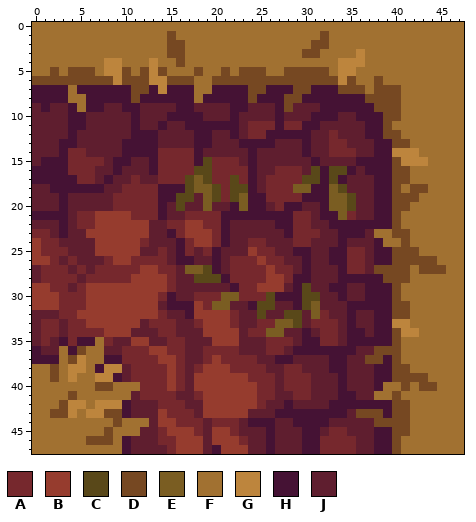
Pixel-art sprite: src/public/assets/images/tiles/sw.png. Above: the version before the commit.
The file is 48x48 pixels. Colours within 5 levels of each other are drawn and written as one.
Palette (. is transparent): A #76282d  B #963c2e  C #594819  D #764822  E #7a5d22  F #a17131  G #bd853d  H #451234  J #5f1e2f
Pixels before, first column x 0:
 0 FFFFFFFFFFFFFFFFFFFFFFFFFFFFFFFFFFFFFFFFFFFFFFFF
 1 FFFFFFFFFFFFFFFDFFFFFFFFFFFFFFFFDFFFFFFFFFFFFFFF
 2 FFFFFFFFFFFFFFFDDFFFFFFFFFFFFFFDDFFFFFFFFFFFFFFF
 3 FFFFFFFFFFFFFFFDDFFFFFFFFFFFFFDDFFFFGFFFFFFFFFFF
 4 FFFFFFFFGGFFFGFFDFFFFFFFFFFFFFFFFFGGGFFFFFFFFFFF
 5 FFDFDDDFGGDFDGDFFFDFFDFDDDFFDDDDDFGGFFFFFFFFFFFF
 6 DDDDDDDDDGDDDGGDDDFFDDDDDDDDDDDDDDGDFFDFFFFFFFFF
 7 HHHHFHHHHHHDDHGHHHFFHHHHDDHHHDDHHHDDDFDDDFFFFFFF
 8 HHHHFFHHHHHDHHHHHHFHHHHHDHHHDDHHHHHHHDDDDFFFFFFF
 9 JHJJHFHHJJHHJJJJHHJJJJHHJJJHDJJJHHHHHHDDDFFFFFFF
10 JJJJHHJJJJJHJJJHHHHJJJHJJJJHJJJHHHJJHHHDDFFFFFFF
11 JJJJHHJJJJJHJJHJJHHHHHHJAAAHAAHHJJJJJHHDFFFFFFFF
12 JJJJHJJJJJJHHHJJJJHHJJHJAAHHHHHJJAJJJHHDDFFFFFFF
13 JJJHHJJJJJHHHHJJJJHHJJJHHHHJJJHJJAAJJJHHDDFFFFFF
14 JJJHAAJJJJHHHHAAAAHJJJJJHJJJJJHJJAAAJJHHGGGFFFFF
15 JHHHAAAAJHHJJHAAAAHCAAAJHJJJJJJHJJJJHHHHDGGGFFFF
16 HHHHAAAJJHJJJHAAAACCAAAAHJJAAAJCHCCHJHHHDDFFFFFF
17 HHHHHAAJHJJAJJAAACECAACAHJAAAACCHCHJJJHHDDFFFFFF
18 JJHHHHHHJJAAAAHHHCEECACCHJAAAEEHHECJJJHHDFDDFFFF
19 JJJHJJJJJAAAAAHHCCJECACEHHAAAAHHHEECJJHHDDDFFFFF
20 JJJHJJJJJAAAAAHJCJJEJJHEHHJAHHJJHEECJJHHDDFFFFFF
21 HHHHJAABBBBAAAHJJAAAAHHHHHHHHAAJHHEAJJHHDFFFFFFF
22 JJJHJAABBBBBBJJAABBAAHJJJJJHHAAJJHHHHHHHDFFFFFFF
23 AAJHJJBBBBBBBJJHABBBAHJJJJJJHAAAJJHHHJFFDDFFFFFF
24 BAAJJJJBBBBBAJJJHABBAHJJAAJJJAAJJJHJJJHFFDFFFFFF
25 BAAAJJJBBBBBJJAJHAJAHJJJBAAJJHHJJHHAAJHHDDDFFFFF
26 BBAJAJJJABBAAAAJHHJJHJAAABAAJJHJJHHAAJHHDDDDDFFF
27 JAAAJAJAAAAABBAAJEECHJAAAABAAJHJJJHAAJDDDDFDDDFF
28 JAAAAJAAAAABBBBAJJCCCHAAAABBAHHJJJHHHHHDDDFFFFFF
29 BBAAJABBBBBBBBBAJJJJJJHAABBBJHCJJHHJJHHHDFFFFFFF
30 BBBAAABBBBBBBBAHJJAAAEEAAACHHHCCJJHJJHHHDFFFFFFF
31 BBBAAABBBBBBBBJHHHBAEEJJHCCJJHCEJJJHHHHHDDFFFFFF
32 JJJAABBBBBBBBBAJJHBBBBAJJCJJCCJEAJJHJJHHDDFFFFFF
33 JAAJAABBBBBBJAAAJJABBBAJJAAEECJAAAJHJJHHGGFFFFFF
34 JAAJAAAABBBJJJAAJJJBBBBJAAEEJJHJAAJHHJHHDGGFFFFF
35 JAJHAHHFAJJBBJJAAJJJBBBJJJAAAJHHAAJHHHHHDFFFFFFF
36 HJJFHDFFJJAAABBAAJJAAAAJJJAAJHHHHHHHJJDDDFFFFFFF
37 HHHFDGFFHHAAAABBAJJABAAAAJJHHJJJJHHJJDDHDFFFFFFF
38 FFDFGGFHGGJAAAABAJABBBAAAAJJAAJJJHHJJJHHDDFFFFFF
39 FFDFGFFGGHJAAAABAJBBBBBBAAAJAAAJJJHJJJHHDDDDFFFF
40 FFFFFFFDDFFFAAABAJBBBBBBBAAJAAAJJJHJJJHFFDFDDFFF
41 FFFFDFFFFFFJAAAAJJABBBBBBAAJJAAJJJHHJJFFDFFFFFFF
42 FFFDGGFGGGHJJJAAAJJBBBBBBAJJHJJJJHHHHHHHDDFFFFFF
43 FFDDGFGGDDHJJJBAAAJBBBBBJJJHHHHHHHHJDDDHDDFFFFFF
44 FFFFFFFFFDFFFJBBAAAJAAAJHHHJJHHHHJJJJJDDDDFFFFFF
45 FFFFFFFFDFFFJJABBBAJBBAJJJHJJJHHJAAJJJHHDDFFFFFF
46 FFFFFFDDDFHJJJAABBBJBBBAJJHJJJHHAAAAJJHHDFFFFFFF
47 FFFFFFFFFFHJJJJABBBJHBBBJJHJJJHHAAAAJJHHDFFFFFFF
Now the later version:
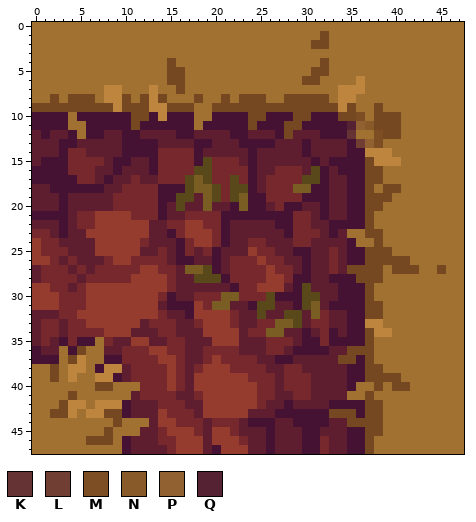
Colours new in this view: K #653333  L #703e33  M #7d4e24  N #885a29  P #926131  Q #552234
Edits made:
Changed rows in their new state; - is an unchanged pixel.
first column x 0:
 1 ---------------F-----------------------------
 2 ---------------FF----------------------------
 3 ---------------FF-------------FF----F--------
 4 --------FF---F-DF---------------D-FFF--------
 5 --F-FFF-FFF-FFFDD-F--F-FFF--FFF---FF---------
 6 FFFFFFFFFFFFFFF--F--FFFFFFFFFF--FFFFG-F------
 7 FFFF-FFFGGFFFGFFDF--FFFFFFFFFFFFFFGGG-FFF----
 8 FFDFDDDFGGDFDGDFFFDFFDFD-DFF--DDDFGGFFFFF----
 9 DDDDDDDDDGDDDGGDDDFFDDDDDDDD-DDDDDGDFF-FF----
10 HHHHF-HHHHHDDHG---FFHH-HDDH-HDD---DDMFD------
11 HHHHFFHHHHHDHH-HH-F----HDHH-DD--HHHQPND-D----
12 -H---FHH--H-JJ--HHJJ---HJJJ-DJJ-HHHKFFM------
13 ---------------------------------JJHLPMFFF---
14 ---------------------------------JJHHGGGFFF--
15 ---------------------------------HHH-DGGGFFF-
16 ---------------------------------JH-HDDFFF---
17 ---------------------------------JJHHDDFFF---
18 ---------------------------------JJHHDFD--FF-
19 ---------------------------------JJHHDDDFFF--
20 ---------------------------------JJHHDDFFF---
21 ---------------------------------JJHHDFFF----
22 -------------------------------------DFFF----
23 ---------------------------------HJFFDD-FF---
24 ----------------------------------JHFFD--F---
25 ---------------------------------AJHHDDDFFF--
26 ---------------------------------AJHHDDD--FFF
27 ---------------------------------AJDDD-F--DFF
28 ---------------------------------H--DDDFFF---
29 ---------------------------------J-HHDFFF----
30 -----------------------------------HHDFFF----
31 ---------------------------------HH--DDFFF---
32 ------------------------------------HDDFFF---
33 ---------------------------------J--HGGFFF---
34 ---------------------------------H---DGGFFF--
35 ---------------------------------HH--DFFF----
36 ---------------------------------JJDDDFFF----
37 ---------------------------------JDDH-FFF----
38 ---------------------------------JJHHDDFFF---
39 ----------------------------------JHHDDD-FFF-
40 ----------------------------------JHFFD-D--FF
41 ----------------------------------JFFD--F----
42 -------------------------------------DDFFF---
43 ---------------------------------DDDH--FFF---
44 -----------------------------------DDD-FFF---
45 ---------------------------------JJHHDDFFF---
46 ---------------------------------JJHHDFFF----
47 ---------------------------------JJHHDFFF----
Changed places in both pictures, as pixel boxes (x1, y1, x2, y2):
changed: (32, 31, 437, 454)
